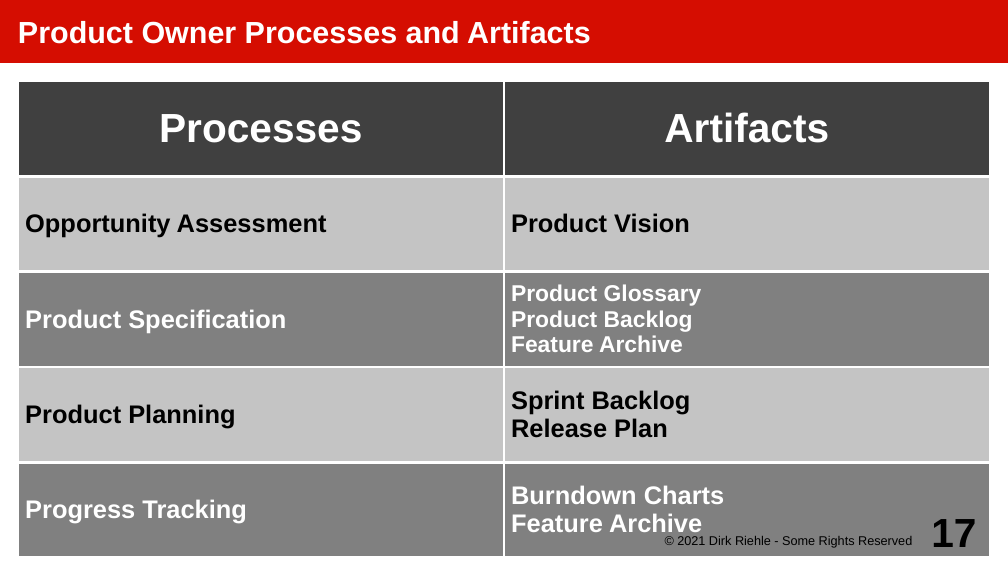
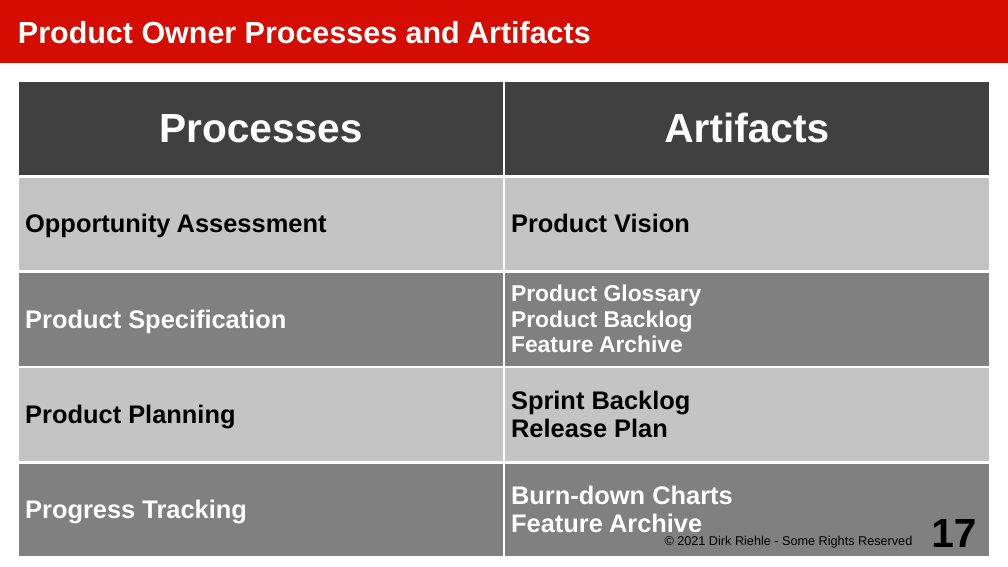
Before and after one commit to dirkriehle/amos-course, a slide deck: slide 17 of Lecture slides/AMOS C03 - Scrum Overview.odp. Drawn at 1008x567 pixels with LibreOffice and Linux fonts; fonts in the diff are those of the drawing. Boxes give left, top, right and bottom in pixels: in the first picture for what was removed or moved away, otherwise in the second. Text is boxed around its words. In the diff, an @@ line names an element or a change of style, - is before the commit and + after.

Commit message:
Fixed burn-down chart spelling

```diff
--- a/Lecture slides/AMOS C03 - Scrum Overview.odp
+++ b/Lecture slides/AMOS C03 - Scrum Overview.odp
@@ table at [18, 81, 991, 558] @@
-row 5, column 2: Burndown Charts / Feature Archive
+row 5, column 2: Burn-down Charts / Feature Archive
```
Also in this commit, not shown: 1 other slide changed, 5 other files.
